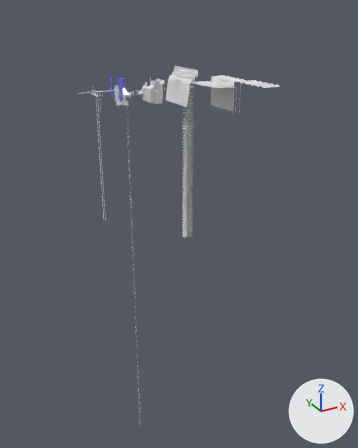
Before and after pictures for a commit that changed the FBX model Assets/Models/Props.fbx.
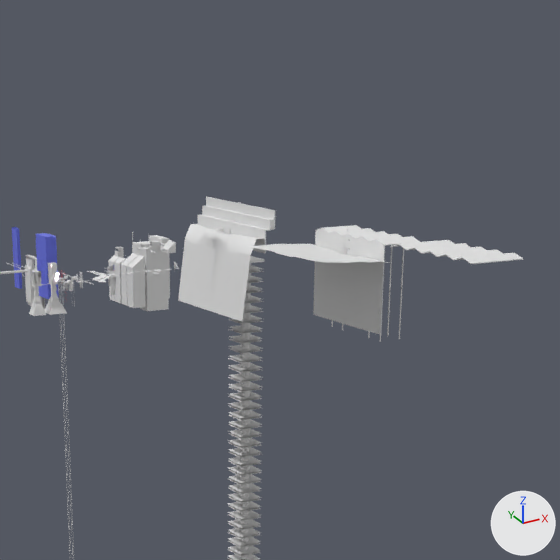
Old and new are each drawn whole from a 50 mm camera at (-14889.0, -35901.0, 6067.0) aimed at (5757.0, 1637.0, -12702.0) and again close up on the part from 30% to 82% of the width and 0% to 42% of the height. The lights are fixed; the arrows at lower right show +X, +Y and +Z. The older version's two pictures come first. Objects named as collision shapes, trigger or cutter boxes, shadow casters or lower levels of detail are left out. Where no turn or scale is listed for an object, it has been applied to the vertices.

The scene before the commit, as lines of its bpy script (objects in view):
```python
me_cube_072 = bpy.data.meshes.new('Cube.072')
me_cube_072.from_pydata(...)  # 892 vertices, 870 faces; spans x -1.0..297.0, y -322.0..334.0, z -706.0..867.0
# faces by material slot: [868, 2]
me_cube_072.materials.append(mat_material_002)  # blue #6772e7
me_cube_072.materials.append(mat_material_003)  # red #e70020
me_cube_149 = bpy.data.meshes.new('Cube.149')
me_cube_149.from_pydata(...)  # 112 vertices, 100 faces; spans x -189.0..176.0, y -174.0..175.0, z -1110.0..215.0
me_cube_192 = bpy.data.meshes.new('Cube.192')
me_cube_192.from_pydata(...)  # 119 vertices, 96 faces; spans x -1221.0..-431.0, y -2258.0..1954.0, z -2304.0..89.0
ob_citylargeslantedroofwindowed = bpy.data.objects.new('CityLargeSlantedRoofWindowed', me_cube_149)
ob_citylargeslantedroofwindowed.location = (2856.0, 925.0, 48.0)
ob_skyscraperwall = bpy.data.objects.new('SkyScraperWall', me_cube_072)
ob_skyscraperwall.location = (286.0, 1216.0, 55.0)
ob_temple_roadlandingfield = bpy.data.objects.new('Temple_RoadLandingField', me_cube_192)
ob_temple_roadlandingfield.location = (8921.0, 5933.0, -36.0)
# also in view: 'Factory_OpenField' at (8321.0, 520.0, -8.0); 'Temple_EntranceWall' at (8629.0, 5796.0, 240.0); 'Factory_BarnRoof' at (10003.0, 613.0, 413.0); 'Temple_EndingDropPlate.001' at (9040.0, 5796.0, -8654.0); 'CityDeconstructedBuilding' at (3523.0, 1350.0, -290.0)
```
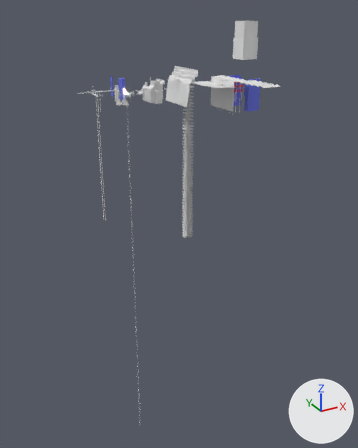
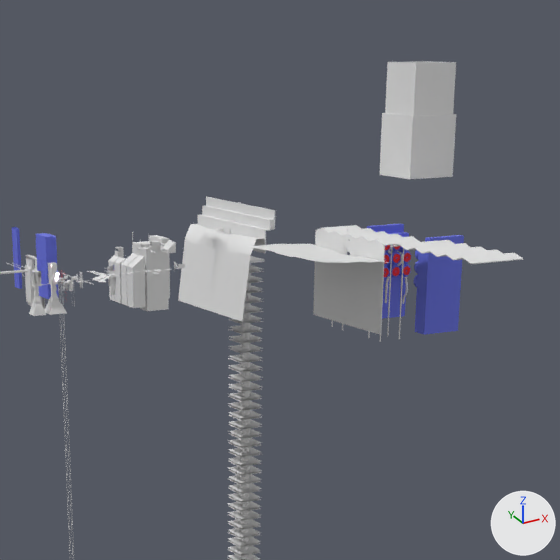
The change, as a list of edits to the scene's bpy script:
```text
Add me_factory_incineratorextradetails_001:
    me_factory_incineratorextradetails_001.from_pydata(...)  # 1392 vertices, 1296 faces; spans x 403.0..1180.0, y -1210.0..1210.0, z -1753.0..279.0
Add me_cube_227:
    me_cube_227.from_pydata(...)  # 32 vertices, 28 faces; spans x 37.0..1239.0, y -1559.0..1559.0, z -2129.0..544.0
    me_cube_227.materials.append(mat_material_008)  # blue #6772e7
Add me_cube_226:
    me_cube_226.from_pydata(...)  # 2712 vertices, 2304 faces; spans x 58.0..1217.0, y -1147.0..1147.0, z -918.0..241.0
    # faces by material slot: [1872, 432]
    me_cube_226.materials.append(mat_material_008)  # blue #6772e7
    me_cube_226.materials.append(mat_material_003)  # red #e70020
Add me_cube_232:
    me_cube_232.from_pydata(...)  # 440 vertices, 396 faces; spans x -743.0..743.0, y -743.0..743.0, z -18.0..2990.0
Add ob_factory_incineratorextradetails2:
    ob_factory_incineratorextradetails2 = bpy.data.objects.new('Factory_IncineratorExtraDetails2', me_factory_incineratorextradetails_001)
    ob_factory_incineratorextradetails2.location = (11039.0, 613.0, -132.0)
Add ob_factory_incineratorextradetails:
    ob_factory_incineratorextradetails = bpy.data.objects.new('Factory_IncineratorExtraDetails', me_cube_227)
    ob_factory_incineratorextradetails.location = (11039.0, 613.0, -132.0)
Add ob_factory_incineratorarray:
    ob_factory_incineratorarray = bpy.data.objects.new('Factory_IncineratorArray', me_cube_226)
    ob_factory_incineratorarray.location = (11039.0, 613.0, -132.0)
Add ob_factory_massiveceilingfancase:
    ob_factory_massiveceilingfancase = bpy.data.objects.new('Factory_MassiveCeilingFanCase', me_cube_232)
    ob_factory_massiveceilingfancase.location = (11641.0, 623.0, 1948.0)
```

Boxes [x1, y1, x2, y2] around the edits, measured in the close-ups (560 x 560 px):
'Factory_MassiveCeilingFanCase', added: after [380, 61, 456, 179]
'Factory_IncineratorExtraDetails', added (blue): after [367, 224, 464, 335]
'Factory_IncineratorArray', added: after [384, 236, 419, 287]
    faces in mat_material_008 (blue #6772e7): [384, 236, 419, 287]
    faces in mat_material_003 (red #e70020): [384, 245, 411, 277]
'Factory_IncineratorExtraDetails2', added: after [385, 245, 408, 304]
